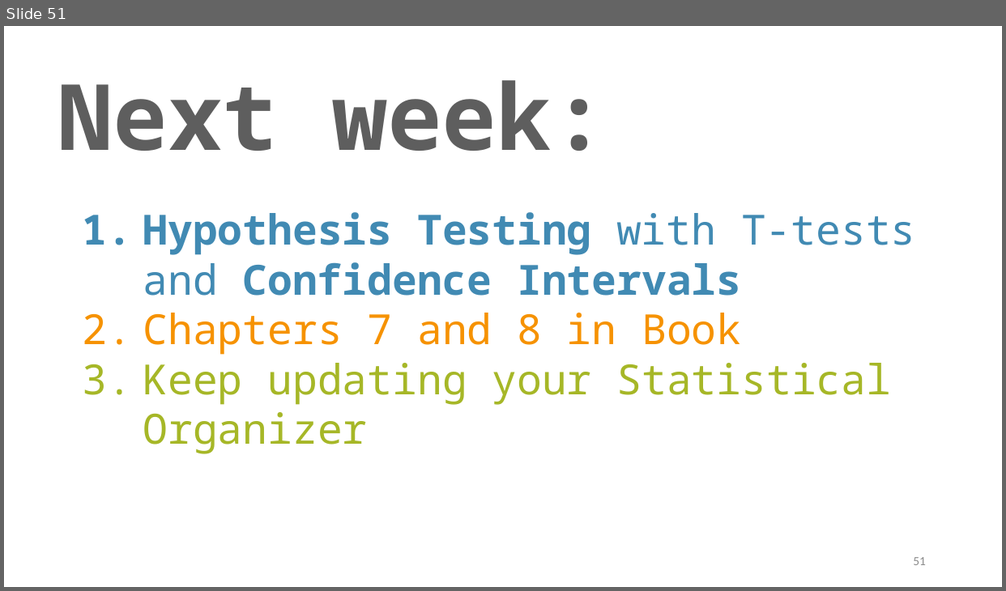
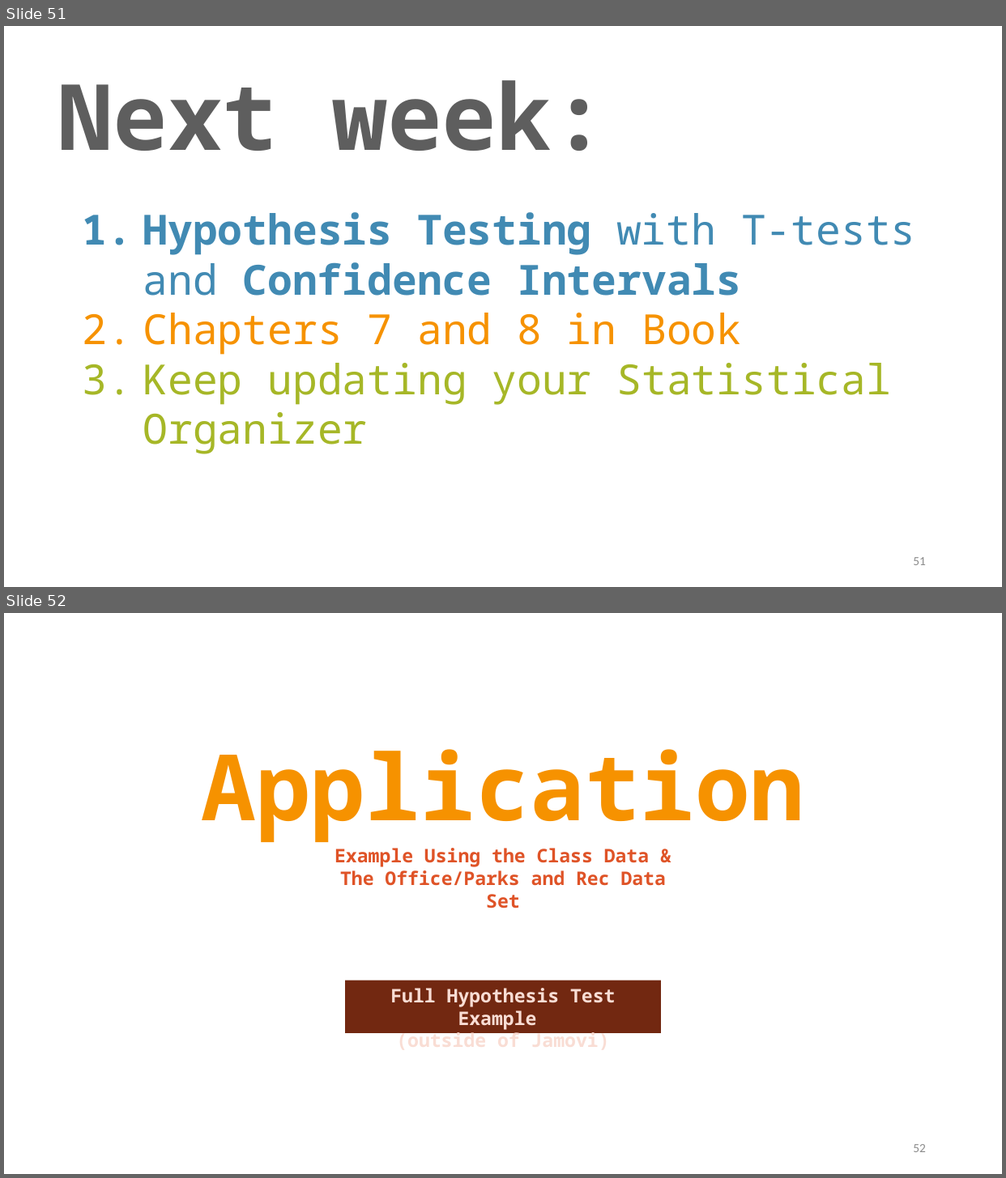
Before and after one commit to TysonStanley/EDU-6050, a slide deck: Slides/05_EDUC_6050_2018.pptx. Shown one above the other, each under a label of ours: slide 51 before the commit, slides 51 and 52 after it. The pictures are 1006x591 and 1006x1178 pixels, drawn with LibreOffice and Linux fonts; fonts in the diff are those of the drawing. Boxes give left, top, right and bottom in pixels: in the first picture for what was removed or moved away, otherwise in the second. Text is boxed around its words. In the diff, an @@ line names an element or a change of style, - is before the commit and + after.

```diff
--- a/Slides/05_EDUC_6050_2018.pptx
+++ b/Slides/05_EDUC_6050_2018.pptx
@@ slide 52 added at bbox=[4, 613, 1002, 1174], background #FFFFFF @@
@@ text added at bbox=[202, 749, 805, 842], 88 pt, text #F69200, bold @@
+Application
@@ text added at bbox=[334, 848, 666, 886], 18 pt, text #DF5327, bold @@
+Example Using the Class Data &
+The Office/Parks and Rec Data Set
@@ rectangle added at bbox=[345, 981, 661, 1033], fill #722811, 18 pt, text #F9DDD4, bold @@
+Full Hypothesis Test Example
+(outside of Jamovi)
@@ page number added at bbox=[913, 1144, 926, 1152], 12 pt, text #8C8C8C @@
+52
```
Also in this commit, not shown: 6 other files.
